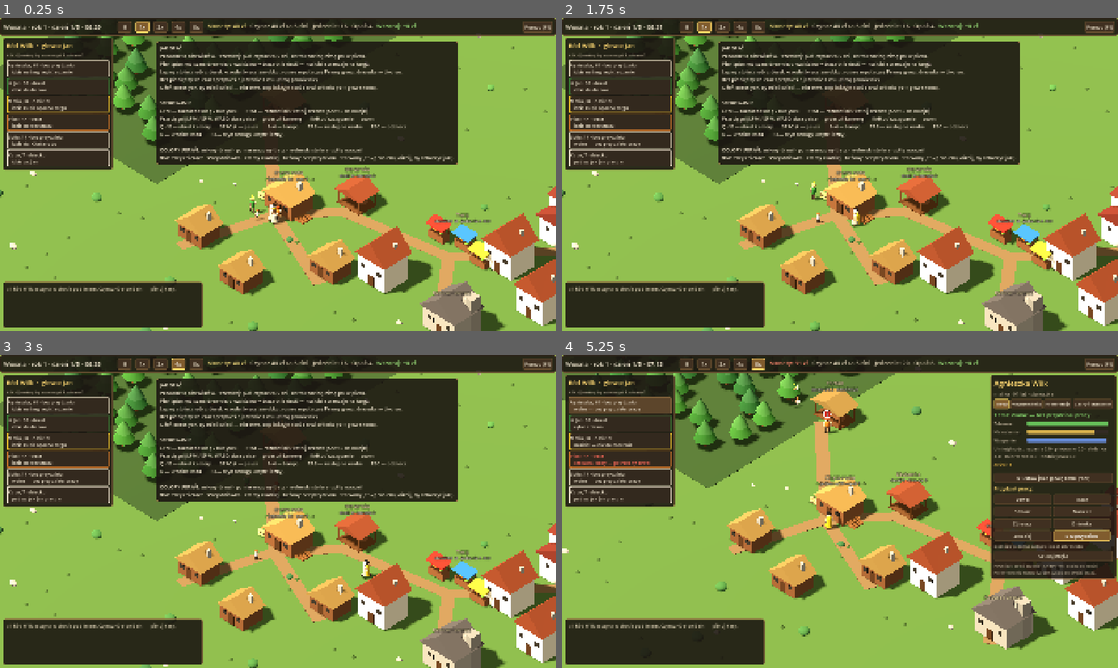
Above: before the commit, frames 1-4 (two rows, left to right).
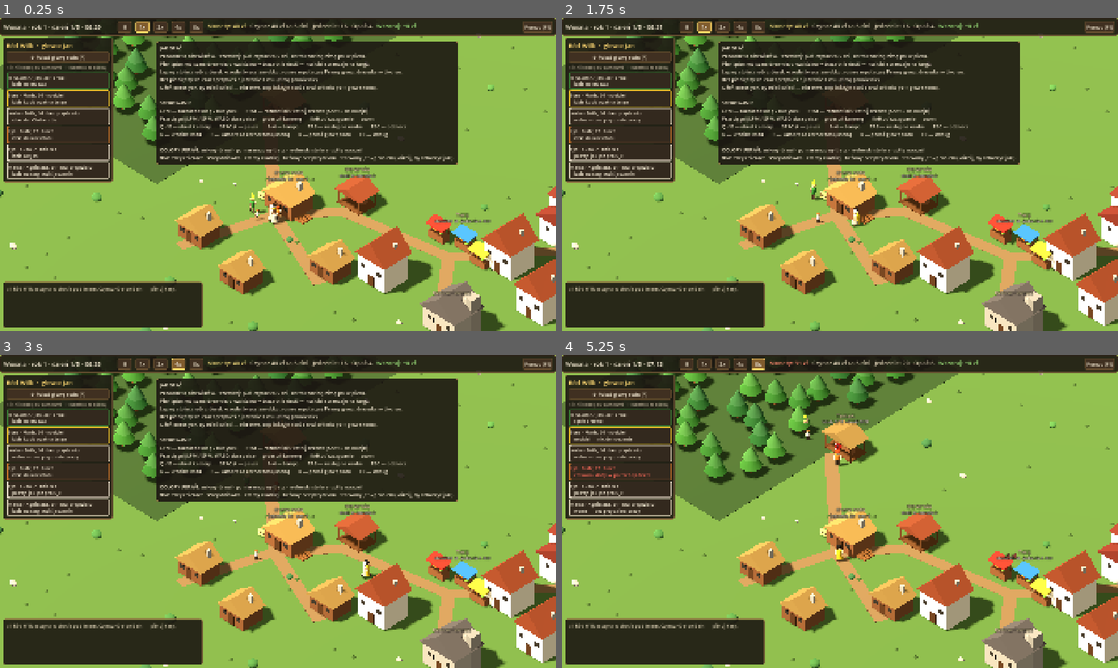
Above: after the commit, the same moments.

Repository: dwdzdc/dynastia
Game: Godot game, scene res://game/main.tscn
The game is run twice, just before and just after one commit, with the same random seed, the same clock (stepped at 60 frames per second) and the same inputs.
Inputs (mouse positions are in pixels of both pictures, inside the frame that each line leads up to):
- Up to frame 1 (0.25 s): no input
- Up to frame 2 (1.75 s): click "II" at 0.5 s; click "1x" at 1.25 s
- Up to frame 3 (3 s): click "2x" at 2 s; click "4x" at 2.75 s
- Up to frame 4 (5.25 s): click "8x" at 3.5 s; click "Pomoc (F1)" at 4.25 s; click (617, 405) at 5 s, where only the run before the commit has a clickable "Agnieszka, 61 · bez przydział…"

The runs differ from the first frame. In frame 1, 4.0% of the frame differs, in the area x 0-70%, y 10-63%; in frame 2, 4.0%; in frame 3, 4.0%; in frame 4, 50%, in the area x 0-100%, y 5-100%.

Commit message:
Playtest: kamera za osoba (F), pokaz glowe rodu (R), wieksza korona, lista rodu po pokrewienstwie
Uwagi z playtestu zapisane w progress.md.

Co-Authored-By: Claude Opus 5.5 <noreply@anthropic.com>

Diff:
--- a/game/agent_view.gd
+++ b/game/agent_view.gd
@@ -35,6 +35,10 @@
 var _tool: Node3D
 var _ring: MeshInstance3D
 var _crown: MeshInstance3D
+
+const CROWN_RADIUS := 0.24     # korona nad głową roota: większa, żeby było go widać z daleka
+const CROWN_HEIGHT := 0.42
+const CROWN_Y := 2.3
 var _t := 0.0
 var _last_carry := "-"
 var _hair_color: Color
@@ -87,10 +91,10 @@
 	_ring.visible = false
 	add_child(_ring)
 
-	_crown = Gfx3D.cone(0.13, 0.22, Color(1.0, 0.8, 0.15), 5)
+	_crown = Gfx3D.cone(CROWN_RADIUS, CROWN_HEIGHT, Color(1.0, 0.8, 0.15), 5)
 	(_crown.material_override as StandardMaterial3D).emission_enabled = true
 	(_crown.material_override as StandardMaterial3D).emission = Color(1.0, 0.75, 0.1)
-	_crown.position = Vector3(0, 2.15, 0)
+	_crown.position = Vector3(0, CROWN_Y, 0)
 	_crown.visible = false
 	_pivot.add_child(_crown)
 
--- a/game/main.gd
+++ b/game/main.gd
@@ -9,6 +9,7 @@
 const SKY_DAY := Color(0.55, 0.7, 0.85)
 const SKY_NIGHT := Color(0.06, 0.08, 0.16)
 const TREE_PICK_RADIUS := 1.6   # m od pnia, w którym PPM trafia w drzewo
+const FOLLOW_LERP := 6.0        # jak szybko kamera dogania śledzoną osobę
 
 var world: SimWorld
 var view: Node3D
@@ -17,6 +18,7 @@
 var hover_id := -1
 
 var cam_target := Vector3.ZERO
+var follow_cam := false         # kamera biegnie za zaznaczoną osobą (F)
 var cam_size := 42.0
 var cam_yaw := deg_to_rad(45.0)
 var _yaw_goal := deg_to_rad(45.0)
@@ -109,7 +111,18 @@
 		move += right
 	if Input.is_key_pressed(KEY_A) or Input.is_key_pressed(KEY_LEFT):
 		move -= right
+	if move != Vector3.ZERO:
+		follow_cam = false
 	cam_target += move.normalized() * cam_size * 0.9 * delta
+	if follow_cam:
+		var a := world.agent_by_id(selected_id)
+		if a == null or a.status == "dead":
+			follow_cam = false
+		else:
+			var at := a.position
+			if a.hidden and a.inside != "":
+				at = world.building(a.inside).position
+			cam_target = cam_target.lerp(Vector3(at.x, 0, at.y), minf(1.0, delta * FOLLOW_LERP))
 	var ws: Array = world.map["world_size"]
 	cam_target.x = clampf(cam_target.x, -10.0, float(ws[0]) + 10.0)
 	cam_target.z = clampf(cam_target.z, -10.0, float(ws[1]) + 10.0)
@@ -182,6 +195,15 @@
 		var a := world.agent_by_id(id)
 		if a != null:
 			focus_on(a.position if not a.hidden else world.building(a.inside).position if a.inside != "" else a.position)
+
+
+# Zaznacz głowę rodu i prowadź za nią kamerę.
+func go_to_root() -> void:
+	var r := world.family.root()
+	if r == null:
+		return
+	select_agent(r.agent_id, true)
+	follow_cam = true
 
 
 func set_speed(i: int) -> void:
@@ -231,6 +253,7 @@
 		if _lmb_down and not _dragging and mm.position.distance_to(_press_pos) > 8.0:
 			_dragging = true
 		if _dragging or _mmb_down:
+			follow_cam = false
 			_apply_camera()
 			var g := _ground_at(mm.position)
 			cam_target += _press_ground - g
@@ -265,9 +288,14 @@
 				hud._help.visible = not hud._help.visible
 			KEY_K:
 				hud.toggle_chronicle()
+			KEY_F:
+				follow_cam = not follow_cam and selected_id >= 0
+			KEY_R:
+				go_to_root()
 			KEY_F3:
 				hud.debug = not hud.debug
 			KEY_ESCAPE:
+				follow_cam = false
 				selected_id = -1
 				selected_building = ""
 				hud._help.visible = false
--- a/sim/family.gd
+++ b/sim/family.gd
@@ -245,6 +245,26 @@
 	return String(_people["character"].get(c, {}).get("label", c))
 
 
+# Kolejność na liście rodu: root, małżonek, dzieci, rodzice, rodzeństwo, wnuki,
+# wżenieni, reszta; w obrębie grupy od najstarszych.
+const KIN_ORDER := ["głowa rodu", "żona", "mąż", "córka", "syn", "matka", "ojciec", "siostra", "brat",
+	"wnuczka", "wnuk", "synowa", "zięć", "wżeniona", "wżeniony"]
+
+
+func by_kinship() -> Array:
+	var out := living()
+	var rank := func(p: SimPerson) -> int:
+		var i := KIN_ORDER.find(relation_to_root(p))
+		return i if i >= 0 else KIN_ORDER.size()
+	out.sort_custom(func(x, y):
+		var rx: int = rank.call(x)
+		var ry: int = rank.call(y)
+		if rx != ry:
+			return rx < ry
+		return x.birth_day < y.birth_day)
+	return out
+
+
 func relation_to_root(p: SimPerson) -> String:
 	var r := root()
 	if r == null:
@@ -612,7 +632,7 @@
 		a.skills[k] = float(cand["skills"][k])
 	apply_modifiers(s)
 	s.set_meta("stage", stage_of(s))
-	w.note("Ślub! %s i %s %s są małżeństwem. Nowa osoba w chacie." % [p.name, s.name, String(cand["surname"])], "good", a.position)
+	w.note("Ślub! %s i %s %s są małżeństwem. Nowa osoba w rodzinie." % [p.name, s.name, String(cand["surname"])], "good", a.position)
 
 
 # --- Śmierć i sukcesja ---
--- a/ui/hud.gd
+++ b/ui/hud.gd
@@ -201,7 +201,9 @@
 	p.add_child(v)
 	_family_title = _label("", 22, Color(1.0, 0.85, 0.45))
 	v.add_child(_family_title)
-	v.add_child(_label("kliknij osobę, by zaznaczyć i pokazać", 15, DIM))
+	var go := _button("♛ Pokaż głowę rodu (R)", func(): main.go_to_root(), 17)
+	v.add_child(go)
+	v.add_child(_label("kliknij osobę, by zaznaczyć · F: kamera za osobą", 15, DIM))
 	_family_box = VBoxContainer.new()
 	_family_box.add_theme_constant_override("separation", 4)
 	v.add_child(_family_box)
@@ -211,7 +213,7 @@
 	var fam := world.family
 	var r := fam.root()
 	_family_title.text = "Ród %s%s" % [fam.dynasty, ("  ·  głowa: " + r.name) if r != null else ""]
-	var living := fam.living()
+	var living := fam.by_kinship()
 	var sig := ",".join(living.map(func(p): return str(p.agent_id)))
 	if sig != _family_sig:
 		_family_sig = sig
@@ -233,7 +235,7 @@
 			continue
 		var stage := fam.stage_of(p)
 		var job := "dziecko" if stage == "child" else String(SimJobs.JOB_LABELS.get(a.job, a.job))
-		var mark := "♛ " if p.id == fam.root_id else ""
+		var mark := "♛ GŁOWA · " if p.id == fam.root_id else (fam.relation_to_root(p) + " · ")
 		var extra := ""
 		if p.pregnant_left >= 0.0:
 			extra = " · w ciąży"
@@ -439,6 +441,9 @@
 	_info_updaters.append(func():
 		rel.visible = a.controlled
 		rel.text = "Anuluj rozkazy (%d w kolejce)" % a.steps.filter(func(st): return st["t"] != "do").size())
+	var fol := _button("", func(): main.follow_cam = not main.follow_cam, 16)
+	_info_box.add_child(fol)
+	_info_updaters.append(func(): fol.text = "Kamera: przestań śledzić (F)" if main.follow_cam else "Kamera: śledź tę osobę (F)")
 	var tip := _label("PPM: idź / zetnij drzewo · Shift+PPM: dopisz do kolejki\nPo wykonaniu rozkazów sam wraca do swojej pracy.", 14, DIM)
 	tip.autowrap_mode = TextServer.AUTOWRAP_WORD_SMART
 	tip.custom_minimum_size.x = 400
@@ -760,7 +765,7 @@
 LPM — zaznacz osobę / budynek       PPM — rozkaz: idź / zetnij drzewo (Shift = do kolejki)
 Przeciągnij LPM / ŚPM, WASD, dwa palce — przesuń kamerę       Kółko / szczypanie — zoom
 Q / E — obrót kamery       SPACJA — pauza       1–4 — tempo       TAB — następna osoba       ESC — odznacz
-K — kronika rodu       F3 — tryb debug (ukryte liczby)
+K — kronika rodu       F — kamera za zaznaczoną osobą       R — pokaż głowę rodu       F3 — debug
 
 KOLORY UBRAŃ: zielony drwal · pomarańczowy tracz · niebieski stolarz · żółty nosiciel
 fioletowy zbieracz · szary dniówka · czarny złodziej · beżowy bez przydziału. Czerwony „!” = problem (kliknij, by zobaczyć jaki).""", 17)
Not shown, changed: progress.md
